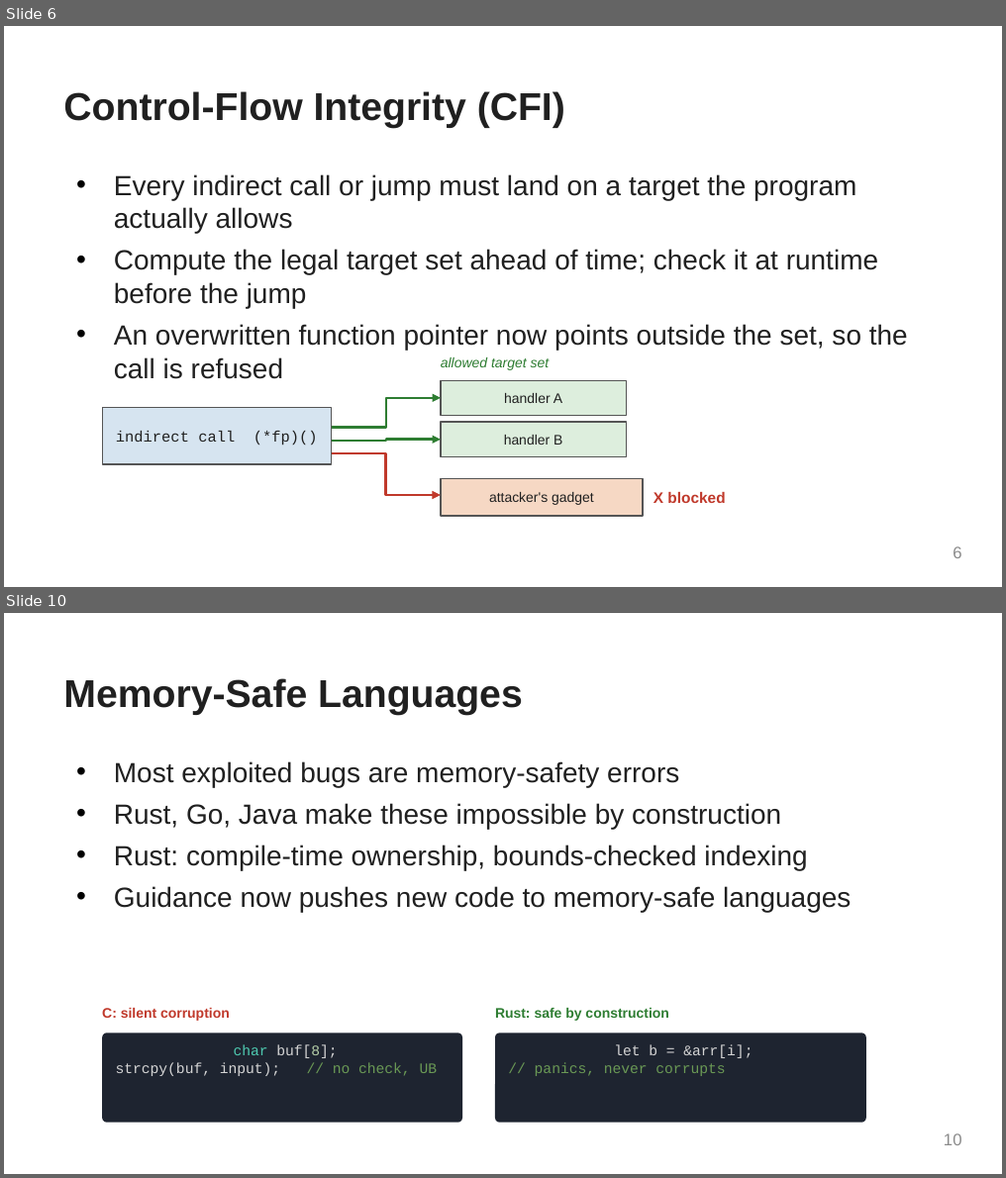
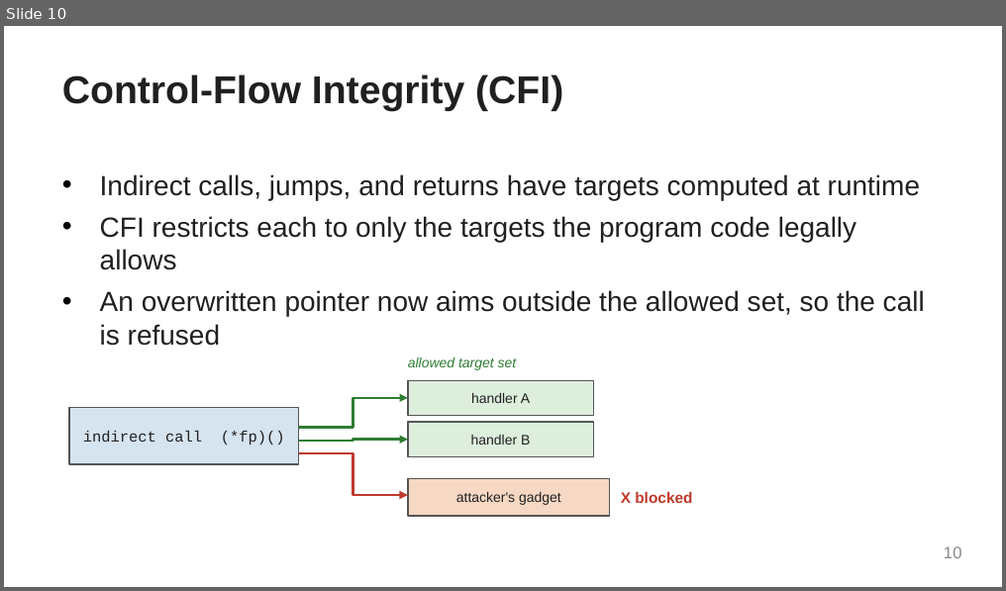
Before and after one commit to Sizvy/CS165_F26_labs, a slide deck: edc_slides/09_current_defenses.pptx. Shown one above the other, each under a label of ours: slides 6 and 10 before the commit, slide 10 after it; the slides between them are not shown. The pictures are 1006x1178 and 1006x591 pixels, drawn with LibreOffice and Linux fonts; fonts in the diff are those of the drawing. Boxes give left, top, right and bottom in pixels: in the first picture for what was removed or moved away, otherwise in the second. Text is boxed around its words. In the diff, an @@ line names an element or a change of style, - is before the commit and + after.

```diff
--- a/edc_slides/09_current_defenses.pptx
+++ b/edc_slides/09_current_defenses.pptx
@@ slide 10 removed at (4, 613, 1002, 1174), background #FFFFFF @@
@@ title removed at (63, 678, 523, 715) @@
-Memory-Safe Languages
@@ text removed at (114, 761, 850, 912) @@
-• Most exploited bugs are memory-safety errors
-• Rust, Go, Java make these impossible by construction
-• Rust: compile-time ownership, bounds-checked indexing
-• Guidance now pushes new code to memory-safe languages
@@ text removed at (102, 1008, 230, 1021) @@
-C: silent corruption
@@ text removed at (495, 1008, 669, 1021) @@
-Rust: safe by construction
@@ rounded rectangle removed at (102, 1033, 462, 1123) @@
-char buf[8];
-strcpy(buf, input); // no check, UB
@@ rounded rectangle removed at (495, 1033, 866, 1123) @@
-let b = &arr[i];
-// panics, never corrupts
@@ page number removed at (944, 1134, 962, 1146) @@
-10
@@ what was slide 6 is now slide 10 @@
@@ slide 10 changed as well @@
@@ title "Control-Flow Integrity (CFI)": place and size @@
-title "Control-Flow Integrity (CFI)" at (63, 91, 565, 128)
+title "Control-Flow Integrity (CFI)" at (62, 75, 563, 111)
@@ text at (100, 174, 925, 346): text changed @@
-• Every indirect call or jump must land on a target the program actually allows
-• Compute the legal target set ahead of time; check it at runtime before the jump
-• An overwritten function pointer now points outside the set, so the call is refused
+• Indirect calls, jumps, and returns have targets computed at runtime
+• CFI restricts each to only the targets the program code legally allows
+• An overwritten pointer now aims outside the allowed set, so the call is refused
@@ 3 elbow arrows, 1 text: place and size @@
-3 elbow arrows, 1 text at (332, 398, 725, 503)
+3 elbow arrows, 1 text at (298, 398, 692, 503)
@@ 4 rectangles, 1 text: place and size @@
-4 rectangles, 1 text at (102, 358, 642, 516)
+4 rectangles, 1 text at (70, 358, 610, 516)
@@ page number at (944, 547, 962, 559): text changed @@
-6
+10
```
Also in this commit, not shown: 4 other slides changed, 12 slides added, 11 other slides removed.
